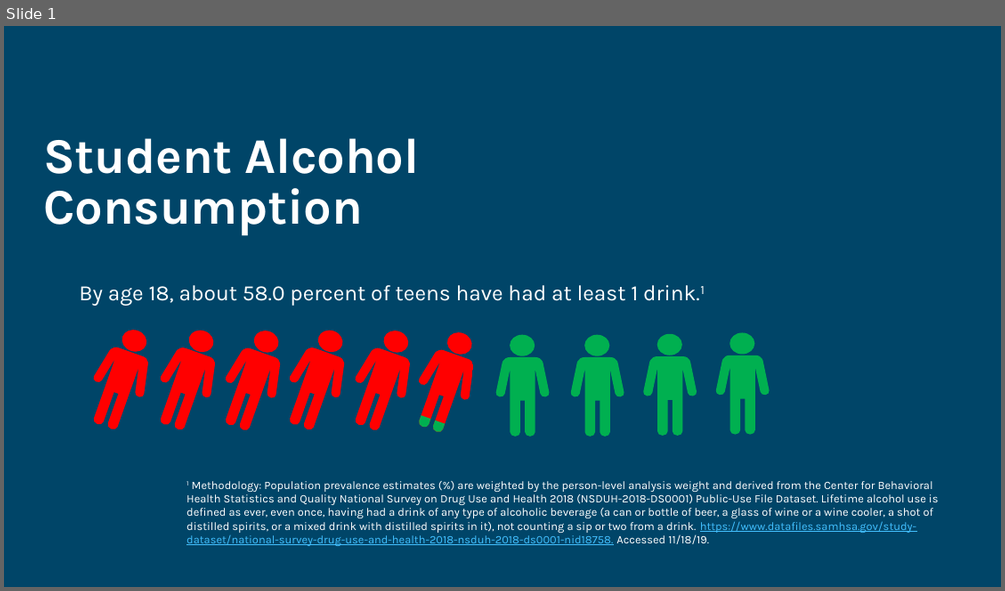
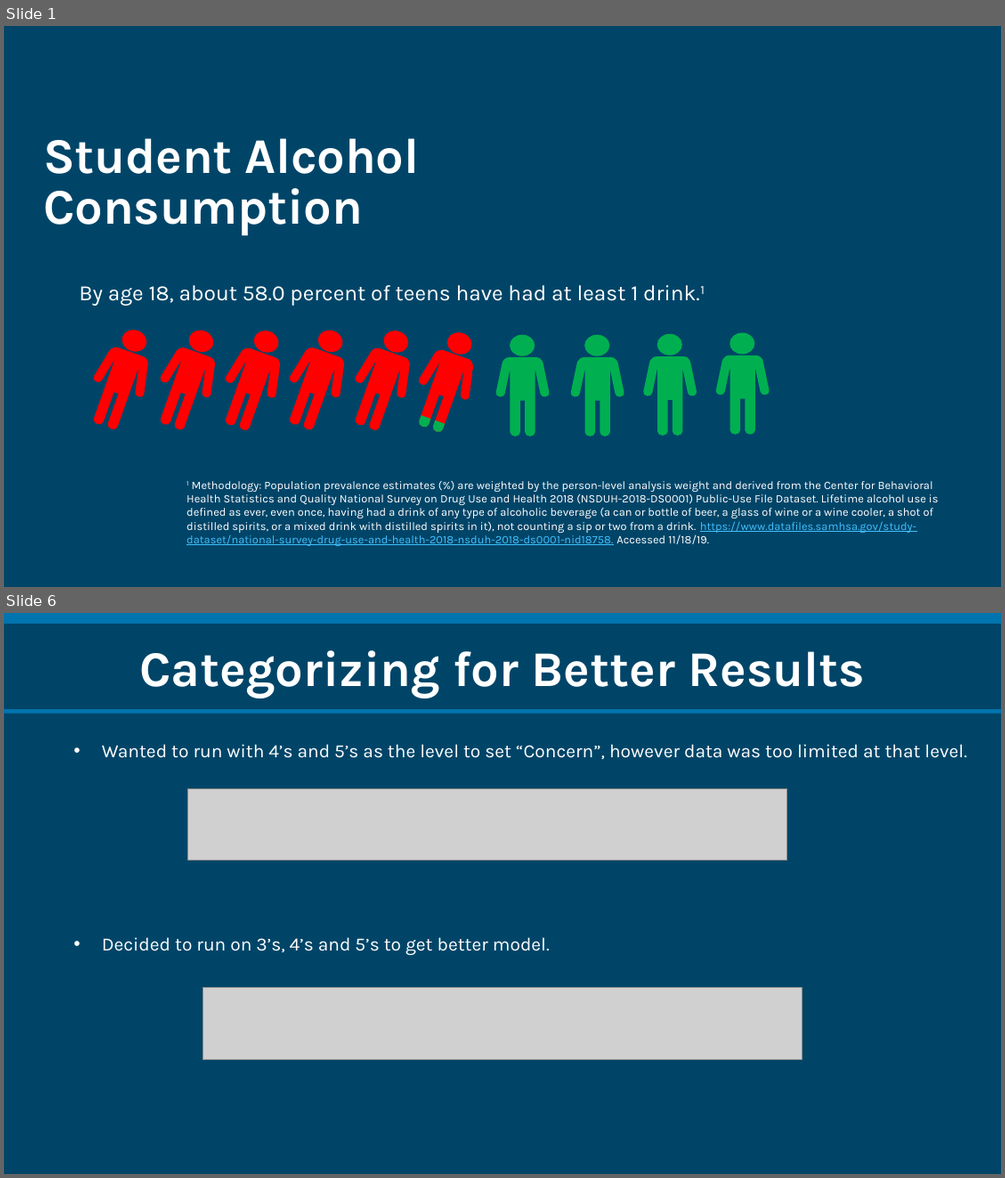
Before and after one commit to SamKraus/project3, a slide deck: Project3PP.pptx. Shown one above the other, each under a label of ours: slide 1 before the commit, slides 1 and 6 after it; the slides between them are not shown. The pictures are 1005x591 and 1005x1178 pixels, drawn with LibreOffice and Linux fonts; fonts in the diff are those of the drawing; grey boxes stand for pictures. Boxes give left, top, right and bottom in pixels: in the first picture for what was removed or moved away, otherwise in the second. Text is boxed around its words. In the diff, an @@ line names an element or a change of style, - is before the commit and + after.

```diff
--- a/Project3PP.pptx
+++ b/Project3PP.pptx
@@ slide 6 added at box(4, 613, 1001, 1174), background #004568; not listed: 1 template element that a slide beside it also shows @@
@@ rectangle added at box(4, 624, 1001, 709), fill #004568, 48 pt, text #FFFFFF, bold @@
+Categorizing for Better Results
@@ text added at box(102, 744, 967, 759), 18 pt, text #FFFFFF @@
+• Wanted to run with 4’s and 5’s as the level to set “Concern”, however data was too limited at that level.
@@ picture added at box(188, 788, 787, 860) @@
@@ text added at box(102, 937, 550, 955), 18 pt, text #FFFFFF @@
+• Decided to run on 3’s, 4’s and 5’s to get better model.
@@ picture added at box(202, 988, 802, 1060) @@
```
Also in this commit, not shown: 1 slide changed, 9 other slides added, 10 slides removed.
